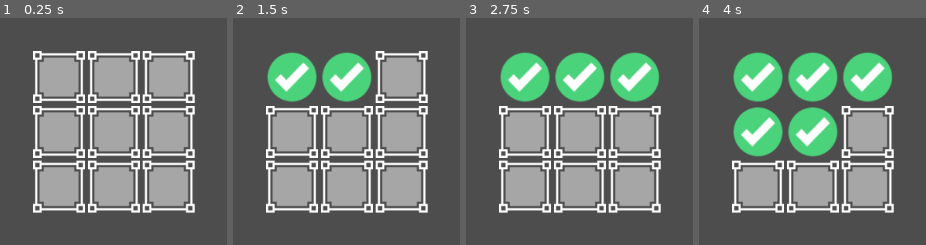
Above: before the commit, frames 1-4 (left to right).
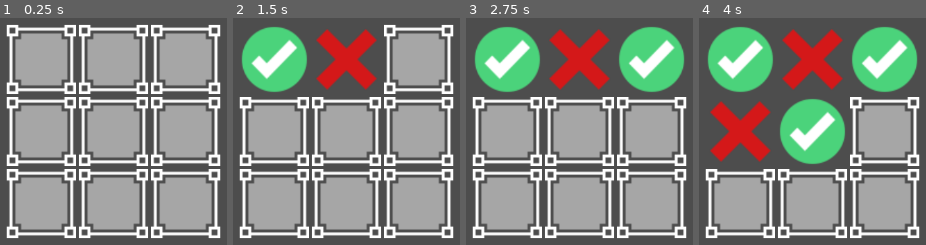
Above: after the commit, the same moments.

Repository: w-dib/TickTackToe
Game: Godot game, scene res://scenes/game.tscn
The game is run twice, just before and just after one commit, with the same random seed, the same clock (stepped at 60 frames per second) and the same inputs.
Inputs (mouse positions are in pixels of both pictures, inside the frame that each line leads up to; where the layout moved, square brackets give the same spot in the first picture):
- Up to frame 1 (0.25 s): no input
- Up to frame 2 (1.5 s): click (273, 58) [292, 77] at 0.5 s; click (346, 58) [346, 77] at 1.25 s
- Up to frame 3 (2.75 s): click (652, 58) [633, 77] at 2 s
- Up to frame 4 (4 s): click (739, 131) [758, 131] at 2.75 s; click (812, 131) at 3.5 s

The runs differ from the first frame. In frame 1, 56% of the frame differs, in the area x 2-98%, y 3-97%; in frame 2, 56%; in frame 3, 55%; in frame 4, 55%.

Commit message:
Add player 2

Diff:
--- a/scenes/GridContainer.gd
+++ b/scenes/GridContainer.gd
@@ -2,6 +2,8 @@
 
 var player_1 = load("res://assets/white-heavy-check-mark.svg")
 var player_2 = load("res://assets/x-letter.svg")
+
+var player_1_turn := true
 
 func _ready() -> void:
 	var children = get_children()
@@ -14,7 +16,13 @@
 
 func _on_button_pressed(child: TextureButton) -> void:
 	# Now 'child' is directly available here as the TextureButton that was pressed
-	print(child)
-	child.texture_normal = player_1
-	child.texture_pressed = player_1
-	child.texture_hover = player_1
+	if player_1_turn:
+		child.texture_normal = player_1
+		child.texture_pressed = player_1
+		child.texture_hover = player_1
+		player_1_turn = false
+	else:
+		child.texture_normal = player_2
+		child.texture_pressed = player_2
+		child.texture_hover = player_2
+		player_1_turn = true
--- a/scenes/game.tscn
+++ b/scenes/game.tscn
@@ -33,7 +33,7 @@
 script = ExtResource("2_qqmen")
 
 [node name="Cell" type="TextureButton" parent="CenterContainer/GridContainer"]
-custom_minimum_size = Vector2(75, 75)
+custom_minimum_size = Vector2(100, 100)
 layout_mode = 2
 texture_normal = ExtResource("2_l13an")
 texture_pressed = ExtResource("3_j1xpd")
@@ -41,7 +41,7 @@
 stretch_mode = 0
 
 [node name="Cell2" type="TextureButton" parent="CenterContainer/GridContainer"]
-custom_minimum_size = Vector2(75, 75)
+custom_minimum_size = Vector2(100, 100)
 layout_mode = 2
 texture_normal = ExtResource("2_l13an")
 texture_pressed = ExtResource("3_j1xpd")
@@ -49,7 +49,7 @@
 stretch_mode = 0
 
 [node name="Cell3" type="TextureButton" parent="CenterContainer/GridContainer"]
-custom_minimum_size = Vector2(75, 75)
+custom_minimum_size = Vector2(100, 100)
 layout_mode = 2
 texture_normal = ExtResource("2_l13an")
 texture_pressed = ExtResource("3_j1xpd")
@@ -57,7 +57,7 @@
 stretch_mode = 0
 
 [node name="Cell4" type="TextureButton" parent="CenterContainer/GridContainer"]
-custom_minimum_size = Vector2(75, 75)
+custom_minimum_size = Vector2(100, 100)
 layout_mode = 2
 texture_normal = ExtResource("2_l13an")
 texture_pressed = ExtResource("3_j1xpd")
@@ -65,7 +65,7 @@
 stretch_mode = 0
 
 [node name="Cell5" type="TextureButton" parent="CenterContainer/GridContainer"]
-custom_minimum_size = Vector2(75, 75)
+custom_minimum_size = Vector2(100, 100)
 layout_mode = 2
 texture_normal = ExtResource("2_l13an")
 texture_pressed = ExtResource("3_j1xpd")
@@ -73,7 +73,7 @@
 stretch_mode = 0
 
 [node name="Cell6" type="TextureButton" parent="CenterContainer/GridContainer"]
-custom_minimum_size = Vector2(75, 75)
+custom_minimum_size = Vector2(100, 100)
 layout_mode = 2
 texture_normal = ExtResource("2_l13an")
 texture_pressed = ExtResource("3_j1xpd")
@@ -81,7 +81,7 @@
 stretch_mode = 0
 
 [node name="Cell7" type="TextureButton" parent="CenterContainer/GridContainer"]
-custom_minimum_size = Vector2(75, 75)
+custom_minimum_size = Vector2(100, 100)
 layout_mode = 2
 texture_normal = ExtResource("2_l13an")
 texture_pressed = ExtResource("3_j1xpd")
@@ -89,7 +89,7 @@
 stretch_mode = 0
 
 [node name="Cell8" type="TextureButton" parent="CenterContainer/GridContainer"]
-custom_minimum_size = Vector2(75, 75)
+custom_minimum_size = Vector2(100, 100)
 layout_mode = 2
 texture_normal = ExtResource("2_l13an")
 texture_pressed = ExtResource("3_j1xpd")
@@ -97,7 +97,7 @@
 stretch_mode = 0
 
 [node name="Cell9" type="TextureButton" parent="CenterContainer/GridContainer"]
-custom_minimum_size = Vector2(75, 75)
+custom_minimum_size = Vector2(100, 100)
 layout_mode = 2
 texture_normal = ExtResource("2_l13an")
 texture_pressed = ExtResource("3_j1xpd")
